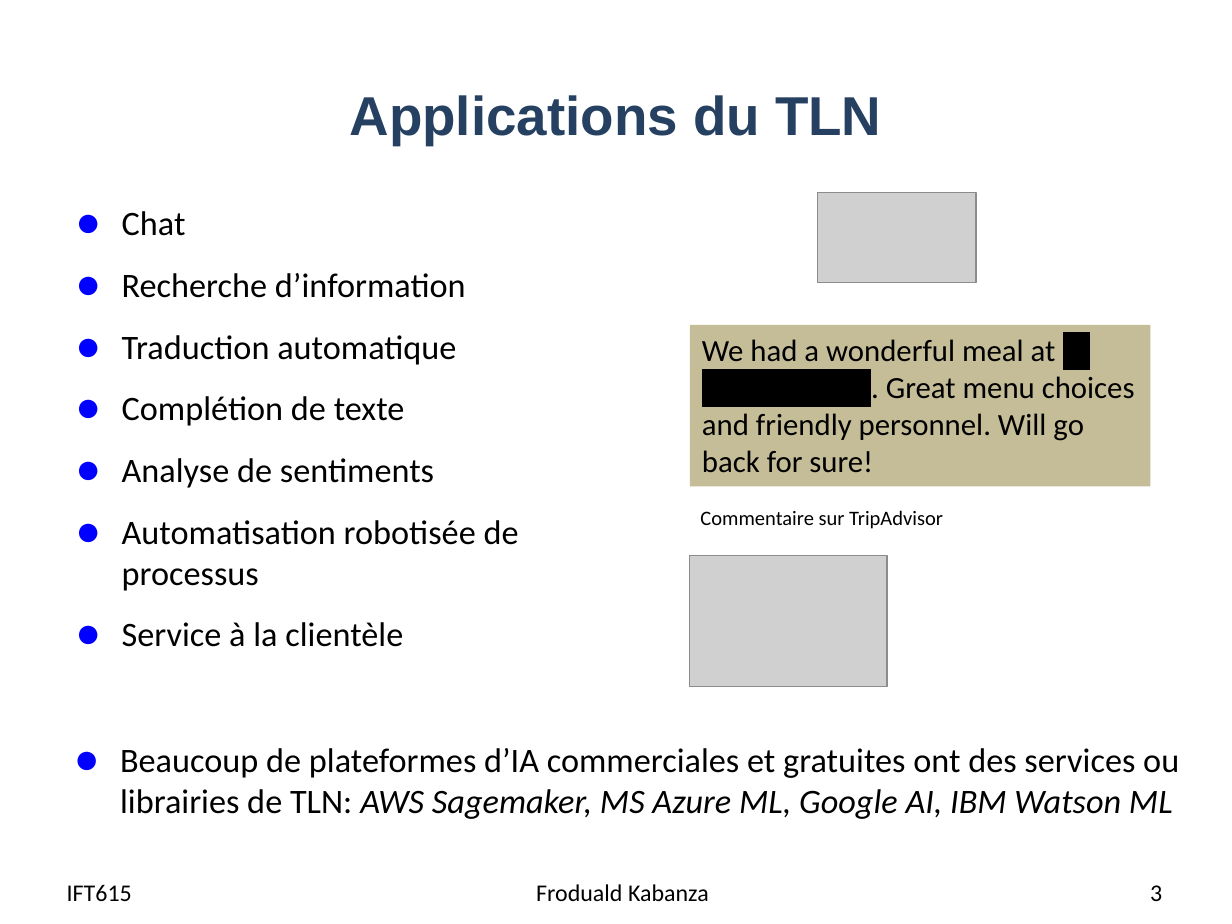
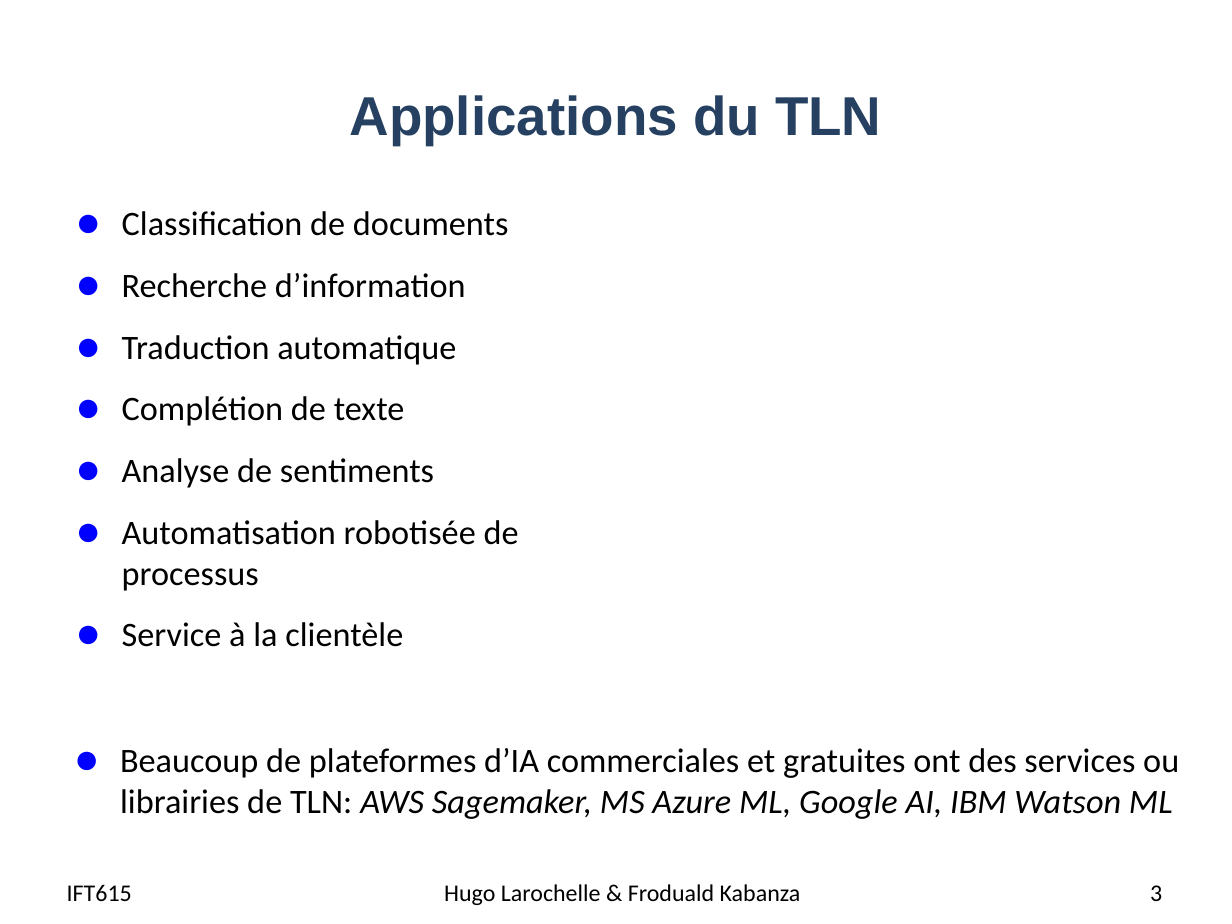
Before and after one commit to djeffkanda/djeffkanda.github.io, a slide deck: slide 3 of ift/assets/slides/ift615-12-Applications - TLN - modeles du langage.pptx. Drawn at 1232x924 pixels with LibreOffice and Linux fonts; fonts in the diff are those of the drawing; grey boxes stand for pictures. Boxes give left, top, right and bottom in pixels: in the first picture for what was removed or moved away, otherwise in the second. Text is boxed around its words. In the diff, an @@ line names an element or a change of style, - is before the commit and + after.

```diff
--- a/ift/assets/slides/ift615-12-Applications - TLN - modeles du langage.pptx
+++ b/ift/assets/slides/ift615-12-Applications - TLN - modeles du langage.pptx
@@ picture removed at (x1=818, y1=192, x2=976, y2=283) @@
@@ text at (x1=122, y1=211, x2=509, y2=236): text changed @@
-● Chat
+● Classification de documents
@@ rectangle removed at (x1=690, y1=325, x2=1151, y2=487) @@
-We had a wonderful meal at La Table du Chef. Great menu choices and friendly personnel. Will go back for sure!
@@ text removed at (x1=700, y1=510, x2=943, y2=529) @@
-Commentaire sur TripAdvisor
@@ picture removed at (x1=690, y1=556, x2=887, y2=687) @@
@@ text at (x1=444, y1=884, x2=801, y2=905): text changed @@
-Froduald Kabanza
+Hugo Larochelle & Froduald Kabanza
```
Also in this commit, not shown: 23 other slides changed, 1 slide added, 1 slide removed, 16 other files.
